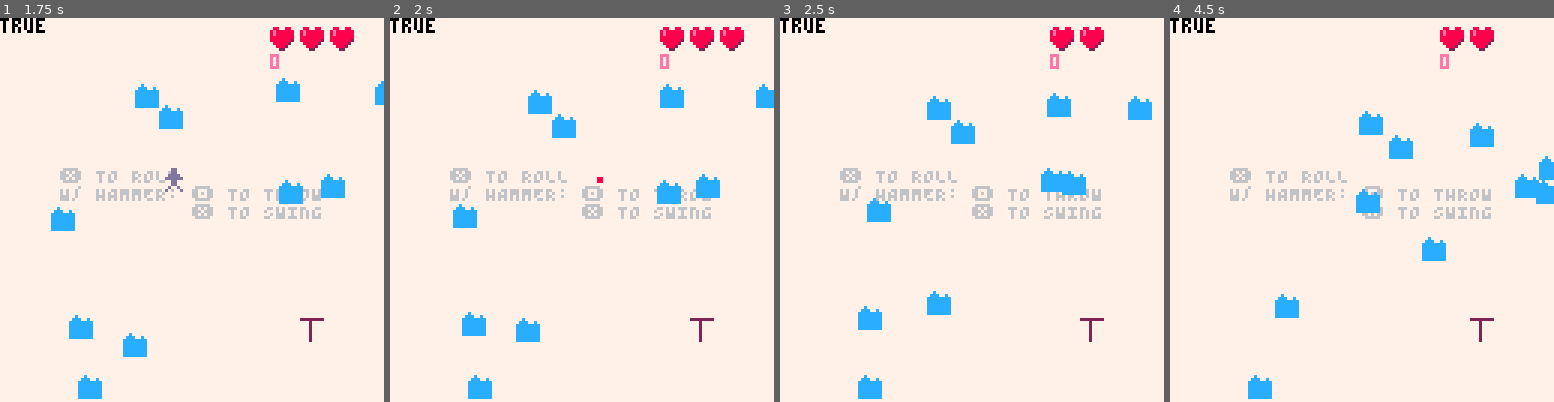
Above: before the commit, frames 1-4 (left to right).
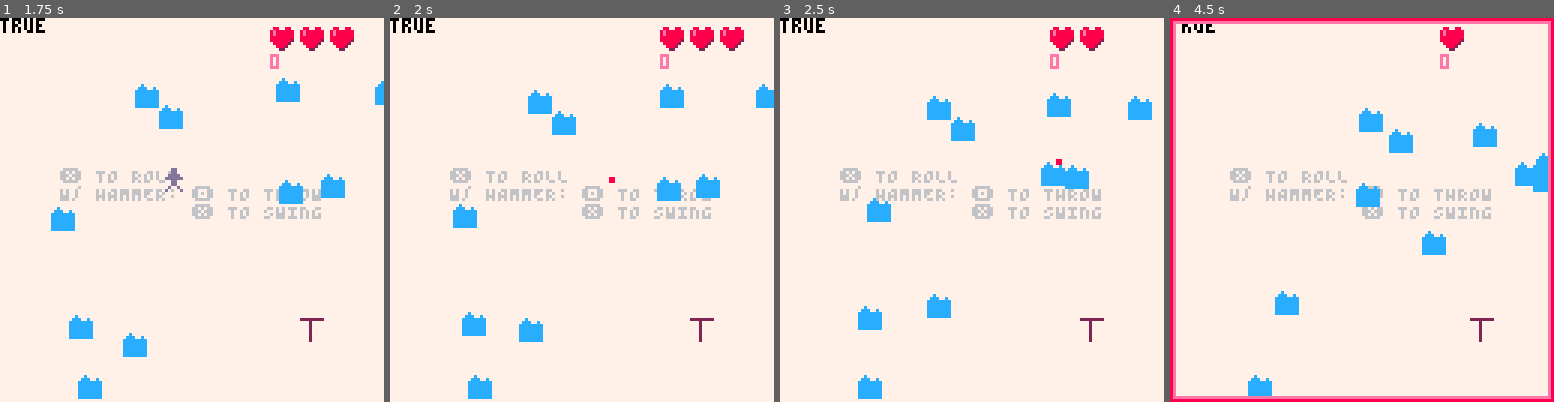
Above: after the commit, the same moments.

Repository: wsasaki01/icebreaker
Game: PICO-8 cartridge p1/icebreaker-p1.p8
Same seed, same stepped clock (60 frames per second), same inputs: the game is played once before the commit and once after it.
Inputs:
- Up to frame 1 (1.75 s): tap X (X key) at 0.33, 1.07 s; tap O (Z key) at 0.7, 1.7 s; hold Right from 1.6 s (still down)
- Up to frame 2 (2 s): keep holding Right; tap X (X key) at 1.85 s
- Up to frame 3 (2.5 s): release Right at 2.1 s; tap O (Z key) at 2.1 s; hold Up 2.15-2.42 s; hold Right from 2.47 s (still down)
- Up to frame 4 (4.5 s): tap O (Z key) every 0.4 s from 2.5 to 4.1 s; tap X (X key) at 2.97, 4.08 s; release Right at 3.03 s; hold Left 3.08-3.58 s; hold Down 3.63-3.97 s; hold Right from 4.02 s (still down)

Frame 1 is identical in both runs. In frame 2, 0.4% of the frame differs, in the area x 32-76%, y 24-85%; in frame 3, 0.6%; in frame 4, 7.8%, in the area x 0-100%, y 0-100%.

Commit message:
Player damage effect

Diff:
--- a/p1/main.lua
+++ b/p1/main.lua
@@ -29,13 +29,16 @@
         health = 3,
         i = 0,
         d = 0,
+        hit = false,
+        hit_count = 0,
+        hit_frames = 4,
 
         cooldown = 1*30,
         charge = true,
 
         rolling = false,
         roll_count = 0,
-        roll_frames = 15,
+        roll_frames = 10,
 
         sprite = function(self)
             self.s = h.equipped and 4 or 1
@@ -43,9 +46,11 @@
 
         die = function(self)
             for e in all(enemies) do
-                if e.spawn == 0 and self.i == 0 and collide(self.x, self.y, self.yw, self.xw, e.x, e.y, e.xw, e.yw) then
+                if e.spawn == 0 and self.i == 0 and collide(self.x+1, self.y+1, self.yw-2, self.xw-2, e.x+1, e.y+1, e.xw-2, e.yw-2) then
                     self.health -= 1
                     self.i = 1*30
+                    self.hit = true
+                    self.hit_count = self.hit_frames
                 end
             end
 
@@ -63,8 +68,8 @@
         end,
 
         roll = function(self)
-            self.x += cos(self.d)*2
-            self.y += sin(self.d)*2
+            self.x += cos(self.d)*3
+            self.y += sin(self.d)*3
             self.roll_count += 1
             if self.roll_count == self.roll_frames then
                 self.rolling = false
@@ -289,6 +294,15 @@
         end
 
         h:draw()
+
+        if p.hit then
+            p.hit_count -= 1
+            if p.hit_count == 0 then
+                p.hit = false
+            end
+            rect(0, 0, 127, 127, 8)
+            rect(1, 1, 126, 126, 14)
+        end
     elseif retry then
         rectfill(20, 30, 80, 45, 2)
         print("❎ to retry", 26, 36, 7)
